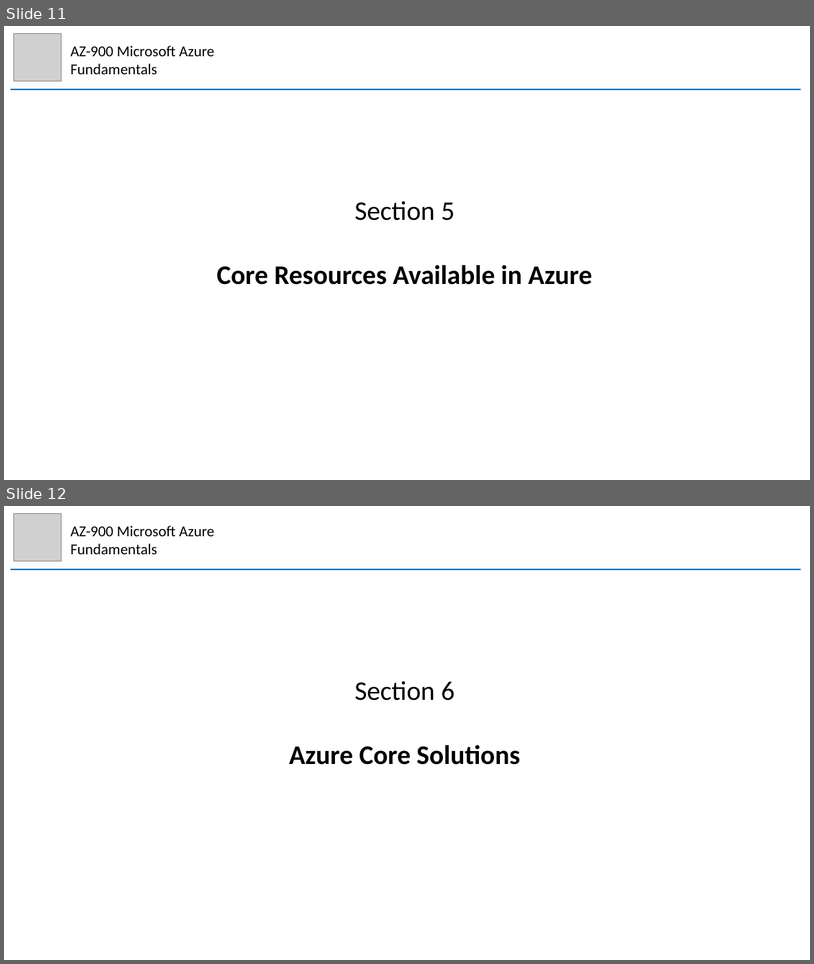
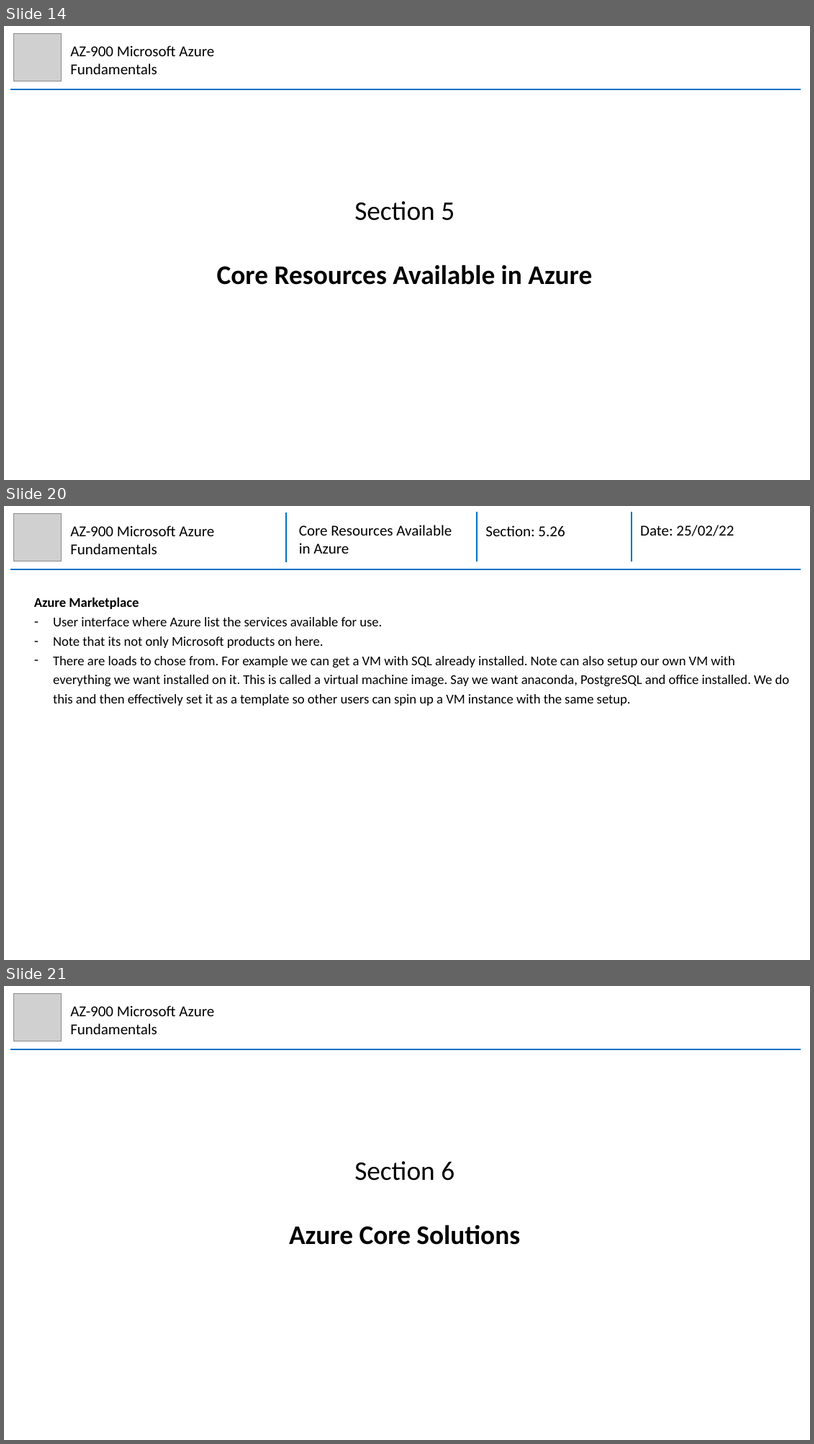
Before and after one commit to mhaythornthwaite/Testing_ML_Algorithms, a slide deck: Azure_AZ-900_Fundamentals/MJH_AZ-900_Azure_Fundamentals_Notes.pptx. Shown one above the other, each under a label of ours: slides 11 and 12 before the commit, slides 14, 20 and 21 after it; the slides between them are not shown. The pictures are 814x964 and 814x1444 pixels, drawn with LibreOffice and Linux fonts; fonts in the diff are those of the drawing; grey boxes stand for pictures. Boxes give left, top, right and bottom in pixels: in the first picture for what was removed or moved away, otherwise in the second. Text is boxed around its words. In the diff, an @@ line names an element or a change of style, - is before the commit and + after.

Commit message:
Azure AZ-900 Section 4, 5, 6

```diff
--- a/Azure_AZ-900_Fundamentals/MJH_AZ-900_Azure_Fundamentals_Notes.pptx
+++ b/Azure_AZ-900_Fundamentals/MJH_AZ-900_Azure_Fundamentals_Notes.pptx
@@ slide 20 added at (4, 506, 810, 960), background #FFFFFF @@
@@ picture added at (13, 513, 62, 561) @@
@@ text added at (70, 525, 214, 554), 18 pt, text #000000 @@
+AZ-900 Microsoft Azure Fundamentals
@@ group added at (10, 512, 801, 569): 4 lines, 3 texts @@
+Core Resources Available in Azure
+Section: 5.26
+Date: 25/02/22
@@ text added at (34, 597, 790, 705), 16 pt, text #000000 @@
+Azure Marketplace
+– User interface where Azure list the services available for use.
+– Note that its not only Microsoft products on here.
+– There are loads to chose from. For example we can get a VM with SQL already installed. Note can also setup our own VM with everything we want installed on it. This is called a virtual machine image. Say we want anaconda, PostgreSQL and office installed. We do this and then effectively set it as a template so other users can spin up a VM instance with the same setup.
@@ what was slide 11 is now slide 14 @@
@@ what was slide 12 is now slide 21 @@
```
Also in this commit, not shown: 1 slide changed, 13 other slides added.
